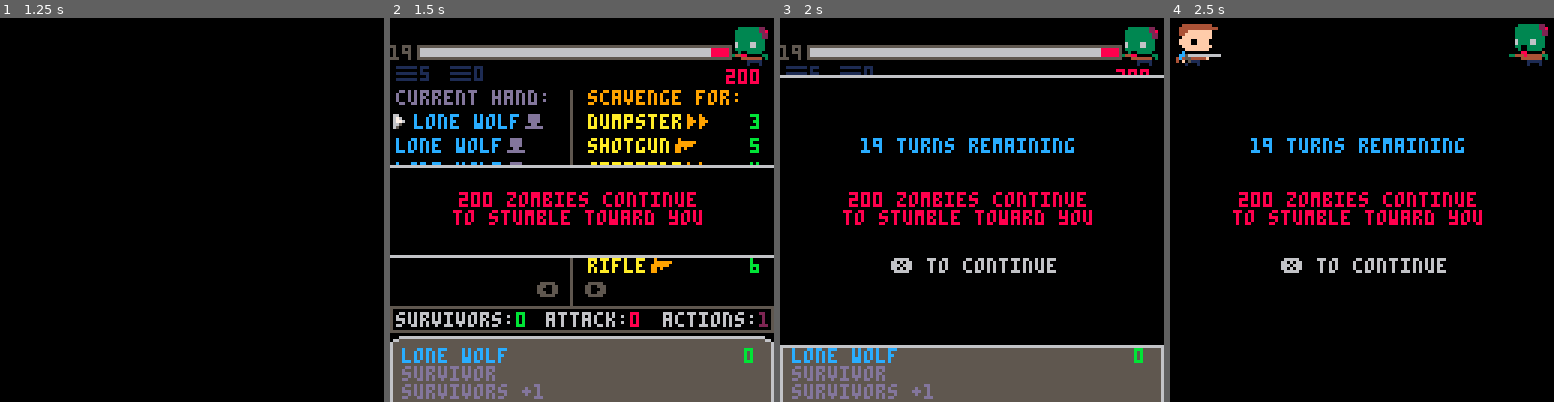
Above: before the commit, frames 1-4 (left to right).
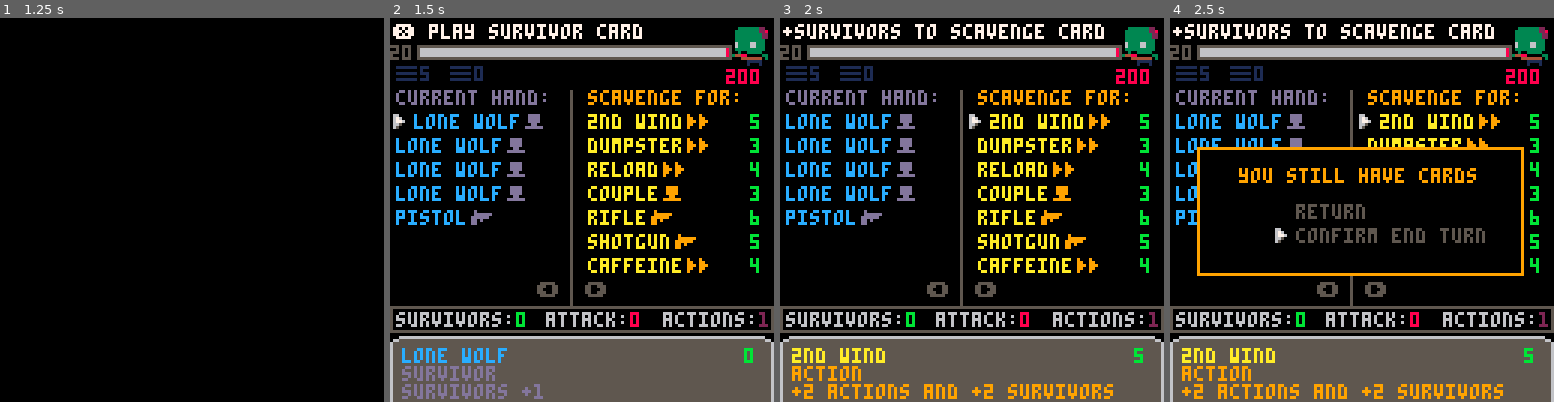
Above: after the commit, the same moments.

Repository: jeff-adams/pico8
Game: PICO-8 cartridge dev/zombie.p8
The game is run twice, just before and just after one commit, with the same random seed, the same clock (stepped at 60 frames per second) and the same inputs.
Inputs:
- Up to frame 1 (1.25 s): tap X (X key) at 0.33, 1.07 s; tap O (Z key) at 0.7 s
- Up to frame 2 (1.5 s): no input
- Up to frame 3 (2 s): hold Right from 1.6 s (still down); tap O (Z key) at 1.7 s; tap X (X key) at 1.85 s
- Up to frame 4 (2.5 s): release Right at 2.1 s; tap O (Z key) at 2.1 s; hold Up 2.15-2.42 s; hold Right from 2.47 s (still down)

Frame 1 is identical in both runs. In frame 2, 9.4% of the frame differs, in the area x 0-100%, y 1-67%; in frame 3, 24%; in frame 4, 38%, in the area x 0-100%, y 1-100%.

Commit message:
Fix caffeine | Add turn end confirmations

Diff:
--- a/dev/zombie.p8
+++ b/dev/zombie.p8
@@ -7,18 +7,18 @@
 --…………work items………………
 
 --◆juices
---animate card dealing
+--animate card movement
 
 --◆fixes
+--background music
 
 --◆extras
 --way to refresh scavenge
 --hard mode with events
---dpad support
---music
 --add more action cards
 
 function _init()
+	music(0)
 	globals()
 	timers()
 	init_player()
@@ -172,7 +172,7 @@
 			cost=12,
 			title="mortars",
 			ctype="action",
-			desc="attack +30",
+			desc="+30 attack",
 			actions=
 			{
 				{
@@ -186,12 +186,12 @@
 			cost=4,
 			title="caffeine",
 			ctype="action",
-			desc="action +1 and draw 1 card",
+			desc="+1 action and draw 1 card",
 			actions=
 			{
 				{
 					action=draw_action,
-					val=2
+					val=1
 				},
 				{
 					action=action_action,
@@ -200,6 +200,24 @@
 			},
 			qty=5
 		},
+		{
+			cost=5,
+			title="2nd wind",
+			ctype="action",
+			desc="+2 actions and +2 survivors",
+			actions=
+			{
+				{
+					action=surv_action,
+					val=2
+				},
+				{
+					action=action_action,
+					val=2
+				}
+			},
+			qty=4
+		}
 	}
 
 	return enumerate_cards(_cards)
@@ -322,10 +340,12 @@
 
 function action_action(_amount)
 	acts+=_amount
+	add(numbers,{t="+".._amount,x=121,y=94,c=2,oc=0,life=30})
 end
 
 function surv_action(_amount)
 	surv+=_amount
+	add(numbers,{t="+".._amount,x=38,y=98,c=11,oc=0,life=30})
 end
 
 function scavenge_action(_amount)
@@ -334,6 +354,7 @@
 
 function attack_action(_amount)
 	atk+=_amount
+	add(numbers,{t="+".._amount,x=76,y=98,c=8,oc=0,life=30})
 end
 
 function trash_card()
@@ -505,6 +526,14 @@
 	end
 	return _result
 end
+
+function cheapest_card()
+	local _lowest_price=100
+	for _c in all(scavenge) do
+		_lowest_price=_c.cost<=_lowest_price and _c.cost or _lowest_price
+	end
+	return _lowest_price
+end
 -->8
 --update
 
@@ -572,6 +601,14 @@
 		--prompt if player has actions
 		if cards_contain(hand,"action") and acts>0 then
 			cmessage="you still have actions"
+			current.sel=1
+			change_state(update_confirm,draw_confirm)
+		elseif cards_contain(hand,"survivor") or cards_contain(hand,"attack") then
+			cmessage="you still have cards"
+			current.sel=1
+			change_state(update_confirm,draw_confirm)
+		elseif surv>=cheapest_card() then
+			cmessage="you still can scavenge"
 			current.sel=1
 			change_state(update_confirm,draw_confirm)
 		else
Not shown, changed: 25 lines of the sprite sheet (__gfx__) section of dev/zombie.p8
Not shown, changed: the music (__music__) section of dev/zombie.p8
Not shown, changed: the sound effects (__sfx__) section of dev/zombie.p8
